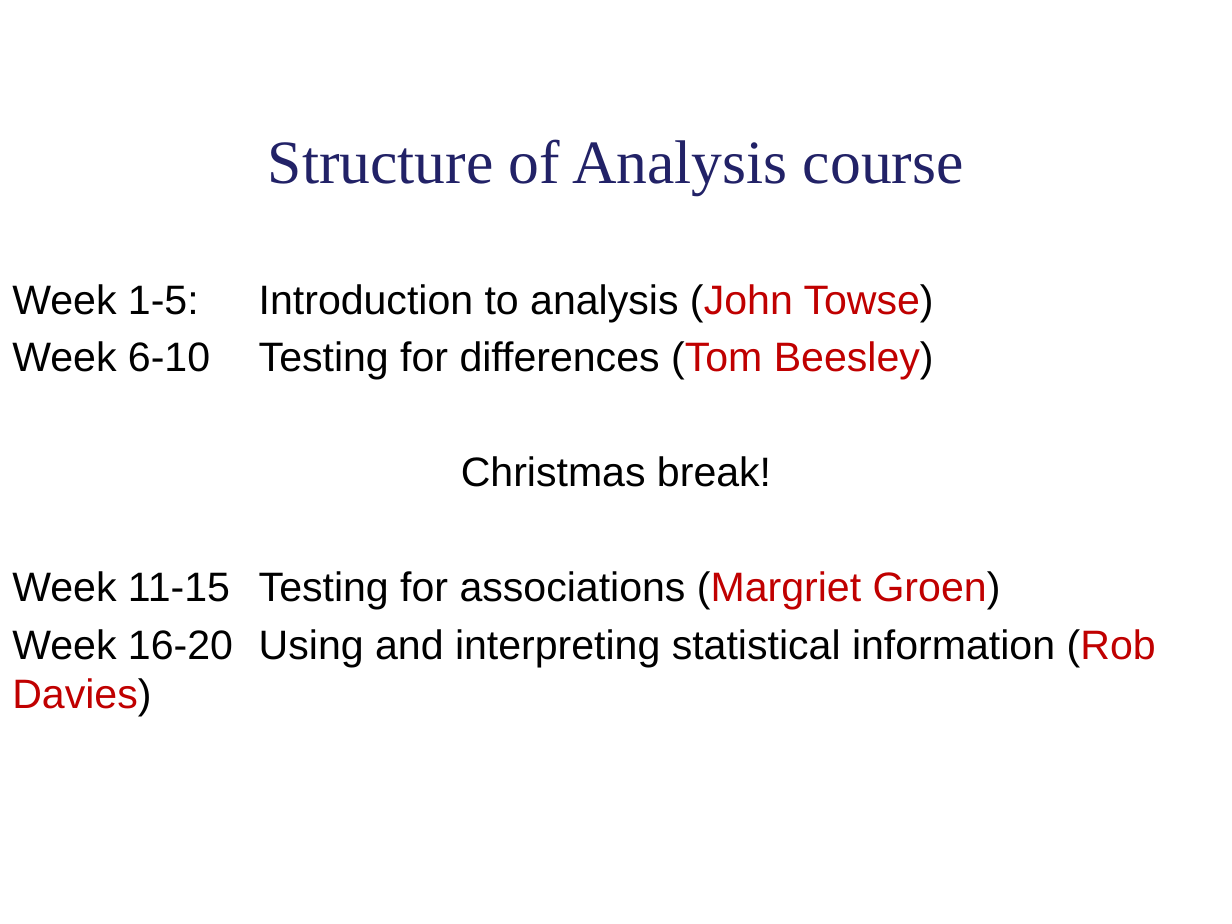
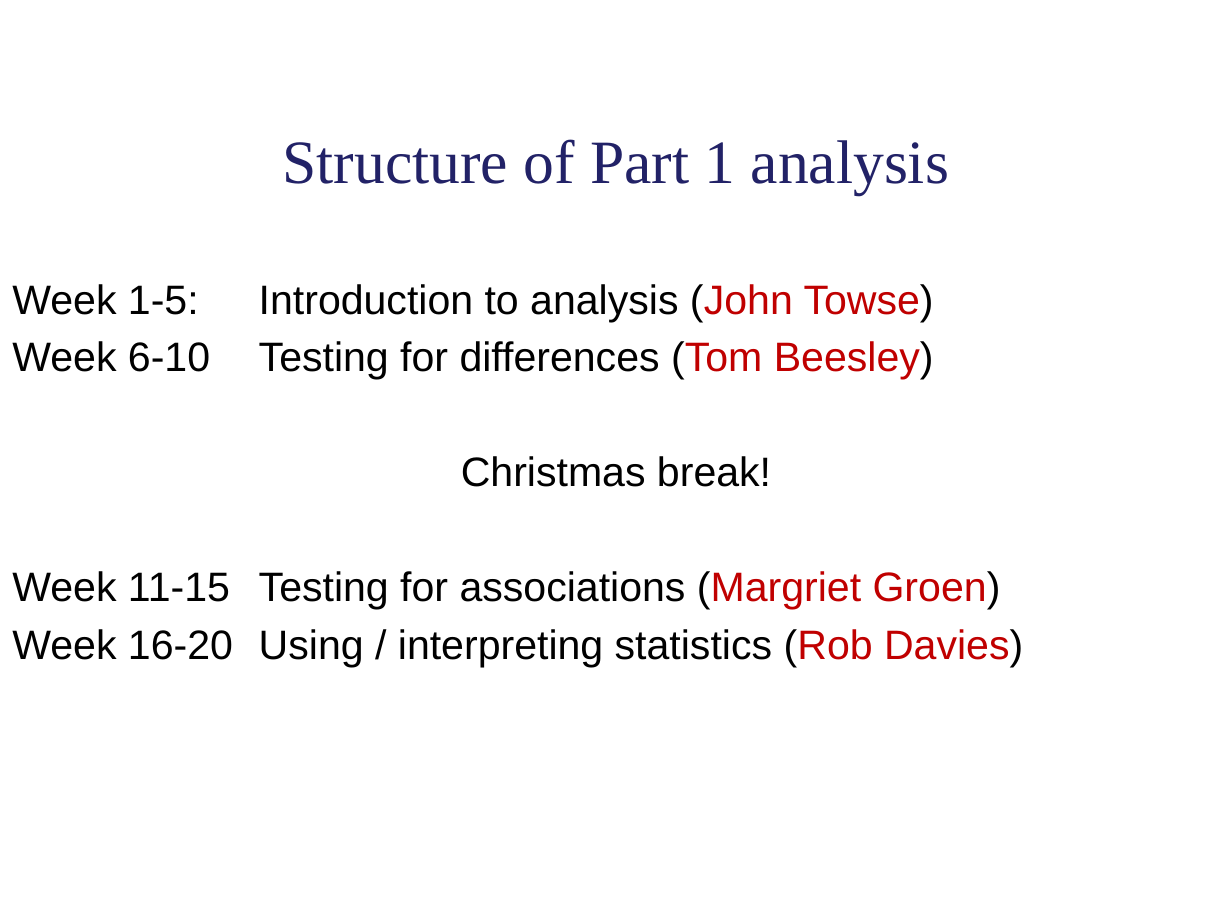
Before and after one commit to lu-psy-r/year1, a slide deck: slide 4 of PSYC121/data/Week_1/week 1 lecture slides.pptx (slide 3 before the commit). Drawn at 1232x924 pixels with LibreOffice and Linux fonts; fonts in the diff are those of the drawing. Boxes give left, top, right and bottom in pixels: in the first picture for what was removed or moved away, otherwise in the second. Text is boxed around its words. In the diff, an @@ line names an element or a change of style, - is before the commit and + after.

Commit message:
corrections and replacements for week 1

```diff
--- a/PSYC121/data/Week_1/week 1 lecture slides.pptx
+++ b/PSYC121/data/Week_1/week 1 lecture slides.pptx
@@ title at [282,139,949,195]: text changed @@
-Structure of Analysis course
+Structure of Part 1 analysis
@@ text at [12,629,1023,667]: text changed @@
-Week 16-20 Using and interpreting statistical information (Rob Davies)
+Week 16-20 Using / interpreting statistics (Rob Davies)
```
Also in this commit, not shown: 9 other slides changed, 2 slides added, 2 slides removed, 3 other files.
